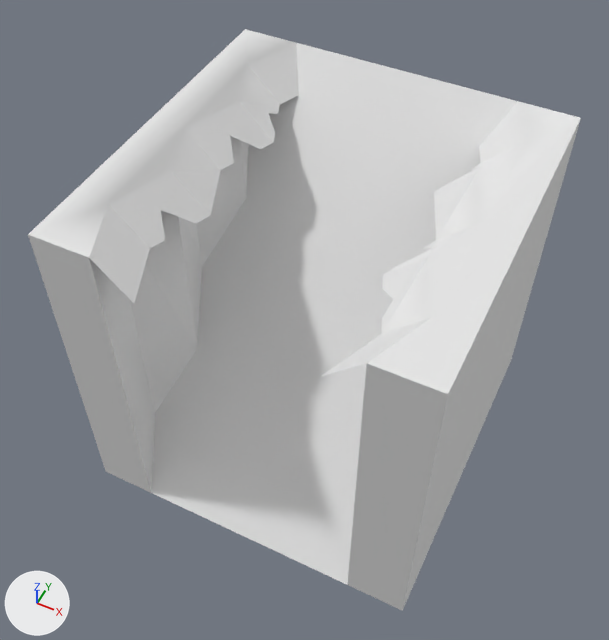
The OBJ model DynamicLab/Assets/Nature Kit/Models/OBJ format/cliff_blockSlopeWalls_stone.obj, before and after one commit.
One viewpoint serves both versions: a 50 mm camera at (0.688, -1.484, 2.289) aimed at (-0.035, -0.039, 0.483). Arrows for +X, +Y and +Z are at lower left; the lights stay in place. The first picture is the older version. Where no turn or scale is listed for an object, it has been applied to the vertices.

The scene before the commit, as lines of its bpy script (objects in view):
```python
mat_grass = principled_material('grass')
mat_grass.base_color = (0.8, 0.8, 0.8)  # white #e7e7e7
mat_grass.roughness = 1.0
me_cliff_blockslopewalls_stone = bpy.data.meshes.new('cliff_blockSlopeWalls_stone')
me_cliff_blockslopewalls_stone.from_pydata(...)  # 66 vertices, 106 faces; spans x -0.5..0.5, y -0.5..0.5, z 0.0..1.0
# faces by material slot: [38, 68]
me_cliff_blockslopewalls_stone.materials.append(mat_stone)  # white #e7e7e7
me_cliff_blockslopewalls_stone.materials.append(mat_grass)  # white #e7e7e7
ob_cliff_blockslopewalls_stone = bpy.data.objects.new('cliff_blockSlopeWalls_stone', me_cliff_blockslopewalls_stone)
ob_cliff_blockslopewalls_stone.location = (0.0, 0.0, 0.0)
```
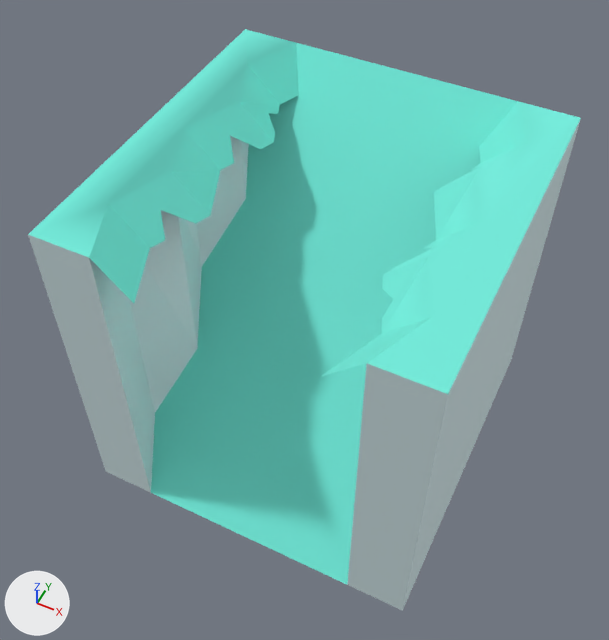
Where the change shows, as pixel boxes (x1, y1, x2, y2) in the pictures (609 x 640 px):
'cliff_blockSlopeWalls_stone', recoloured (white to cyan)
    both: (28, 29, 581, 586)

The change, as a diff of the scene's bpy script:
```diff
--- a/DynamicLab/Assets/Nature Kit/Models/OBJ format/cliff_blockSlopeWalls_stone.obj.py
+++ b/DynamicLab/Assets/Nature Kit/Models/OBJ format/cliff_blockSlopeWalls_stone.obj.py
@@ mat_grass @@
 mat_grass = principled_material('grass')
-mat_grass.base_color = (0.8, 0.8, 0.8)  # white #e7e7e7
+mat_grass.base_color = (0.173, 0.847, 0.722)  # cyan #73eddd
 mat_grass.roughness = 1.0
```
